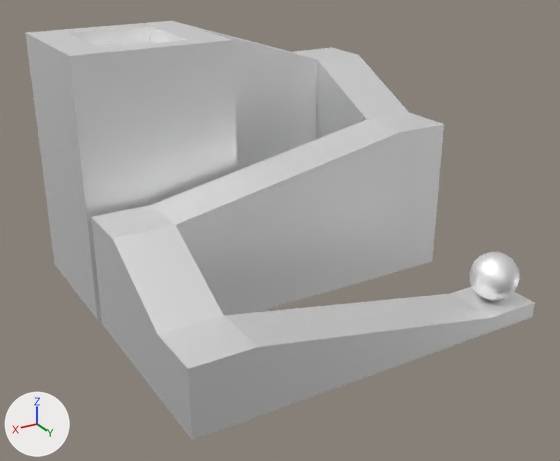
The glTF model NameCard/assets/asset.gltf, before and after one commit.
Both versions are drawn from a 50 mm camera at (0.688, 0.988, 0.452) aimed at (0.255, 0.267, 0.091). The axes (+X, +Y, +Z) are drawn at lower left. The lights are the same throughout. Where no turn or scale is listed for an object, it has been applied to the vertices.
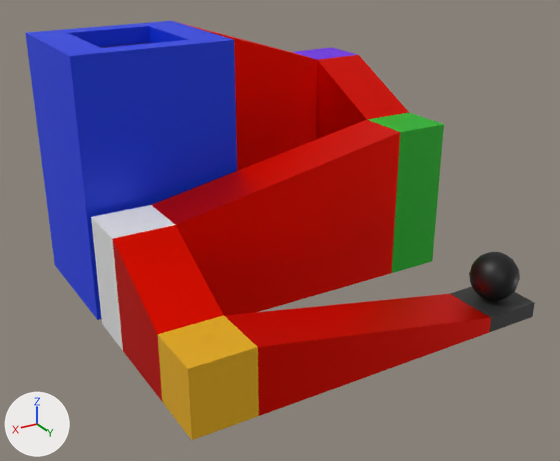
Changed parts and their boxes [x1, y1, x2, y2] in the pictures (560 x 461 px):
'Object_13', recoloured (white to blue): [25, 21, 237, 320] in both
'Object_6', recoloured (white to red): [152, 120, 400, 315] in both
'Object_4', recoloured (white to red): [224, 294, 491, 416] in both
'Object_5', recoloured (white to red): [113, 225, 224, 401] in both
'Object_11', recoloured (white to yellow): [158, 316, 259, 440] in both
'Object_8', recoloured (white to red): [174, 21, 317, 171] in both
'Object_10', recoloured (white to green): [367, 113, 444, 273] in both
'Object_7', recoloured (white to red): [316, 55, 409, 139] in both
'Object_1', recoloured (white to black): [469, 252, 520, 301] in both
'Object_3', recoloured (white to black): [450, 287, 535, 332] in both
'Object_9', recoloured (white to purple): [293, 47, 358, 60] in both
'Object_14', recoloured: [98, 42, 153, 48] in both

The change, as a diff of the scene's bpy script:
```diff
--- a/NameCard/assets/asset.gltf.py
+++ b/NameCard/assets/asset.gltf.py
@@ me_object_1 @@
 me_object_1.from_pydata(...)  # 114 vertices, 224 faces; spans x 0.0304..0.0875, y 0.3944..0.4514, z 0.019..0.0761
-me_object_1.materials.append(mat_material_2)  # white #fdfdfd
+me_object_1.materials.append(mat_black_001)  # black #000000
@@ me_object_10 @@
 me_object_10.from_pydata(...)  # 8 vertices, 12 faces; spans x 0.024..0.094, y 0.214..0.281, z 0.0..0.19
-me_object_10.materials.append(mat_material_2)  # white #fdfdfd
+me_object_10.materials.append(mat_green)  # green #00b40b
@@ me_object_11 @@
 me_object_11.from_pydata(...)  # 8 vertices, 12 faces; spans x 0.3925..0.4619, y 0.3891..0.4566, z 0.0..0.0761
-me_object_11.materials.append(mat_material_2)  # white #fdfdfd
+me_object_11.materials.append(mat_yellow_001)  # yellow #e7ae00
@@ me_object_13 @@
 me_object_13.from_pydata(...)  # 16 vertices, 32 faces; spans x 0.276..0.464, y 0.03..0.202, z 0.0..0.304
-me_object_13.materials.append(mat_material_2)  # white #fdfdfd
+me_object_13.materials.append(mat_blue)  # blue #0035e7
@@ me_object_14 @@
 me_object_14.from_pydata(...)  # 8 vertices, 12 faces; spans x 0.318..0.422, y 0.057..0.175, z 0.0..0.285
-me_object_14.materials.append(mat_material_2)  # white #fdfdfd
+me_object_14.materials.append(mat_darkblue)  # blue #000287
@@ me_object_3 @@
 me_object_3.from_pydata(...)  # 8 vertices, 12 faces; spans x 0.0243..0.0937, y 0.3891..0.4566, z 0.0..0.019
-me_object_3.materials.append(mat_material_2)  # white #fdfdfd
+me_object_3.materials.append(mat_black)  # black #303030
@@ me_object_4 @@
 me_object_4.from_pydata(...)  # 8 vertices, 12 faces; spans x 0.094..0.392, y 0.389..0.457, z 0.0..0.076
-me_object_4.materials.append(mat_material_2)  # white #fdfdfd
+me_object_4.materials.append(mat_red)  # red #fd1600
@@ me_object_5 @@
 me_object_5.from_pydata(...)  # 8 vertices, 12 faces; spans x 0.3925..0.4619, y 0.2812..0.3891, z 0.0..0.1332
-me_object_5.materials.append(mat_material_2)  # white #fdfdfd
+me_object_5.materials.append(mat_red)  # red #fd1600
@@ me_object_6 @@
 me_object_6.from_pydata(...)  # 8 vertices, 12 faces; spans x 0.094..0.392, y 0.214..0.281, z 0.0..0.19
-me_object_6.materials.append(mat_material_2)  # white #fdfdfd
+me_object_6.materials.append(mat_red)  # red #fd1600
@@ me_object_7 @@
 me_object_7.from_pydata(...)  # 8 vertices, 12 faces; spans x 0.024..0.094, y 0.097..0.214, z 0.0..0.247
-me_object_7.materials.append(mat_material_2)  # white #fdfdfd
+me_object_7.materials.append(mat_red)  # red #fd1600
@@ me_object_8 @@
 me_object_8.from_pydata(...)  # 8 vertices, 12 faces; spans x 0.094..0.277, y 0.03..0.098, z 0.0..0.304
-me_object_8.materials.append(mat_material_2)  # white #fdfdfd
+me_object_8.materials.append(mat_red)  # red #fd1600
@@ me_object_9 @@
 me_object_9.from_pydata(...)  # 8 vertices, 12 faces; spans x 0.024..0.094, y 0.03..0.097, z 0.0..0.247
-me_object_9.materials.append(mat_material_2)  # white #fdfdfd
+me_object_9.materials.append(mat_purple)  # purple #6900e7
```
